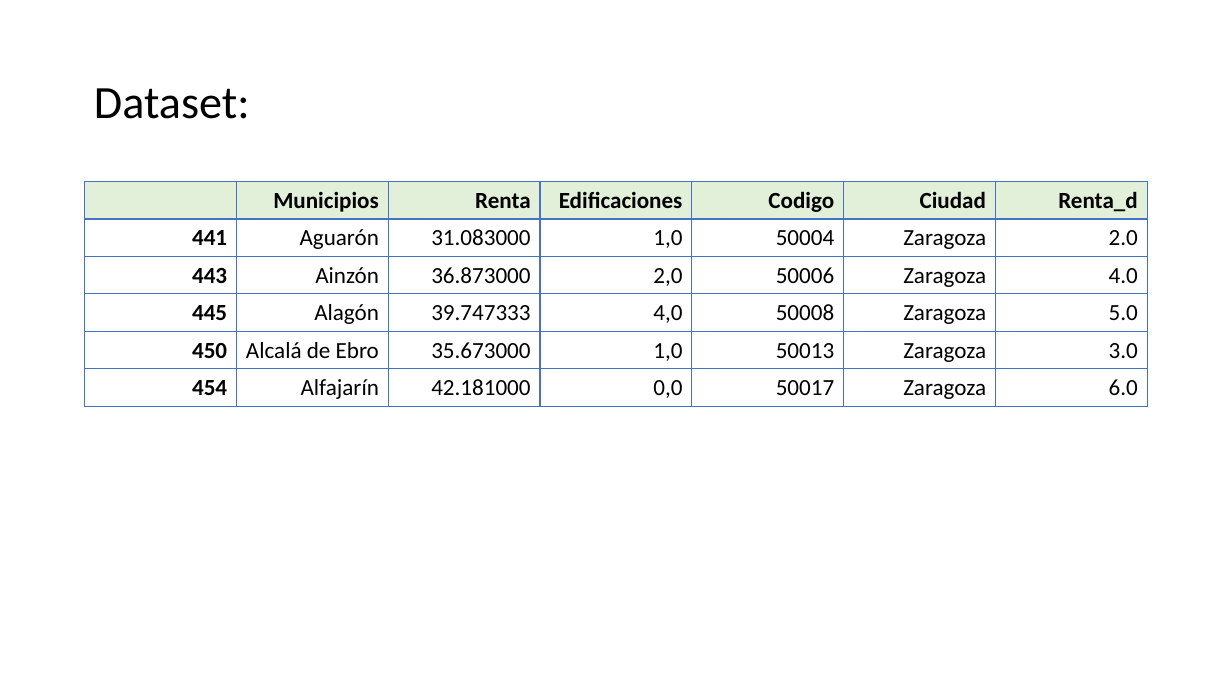
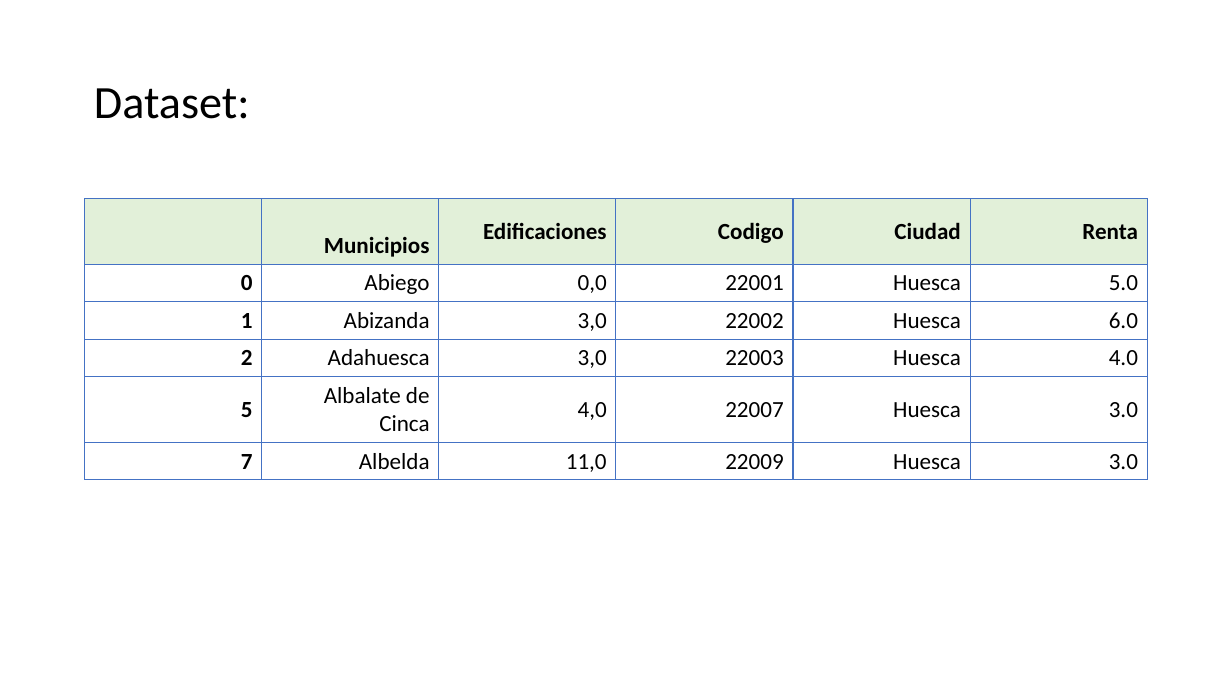
Before and after one commit to diegosanfuen/VisulizacionDatosPEC2PUB, a slide deck: slide 18 of PEC 2 Visualización de datos - Diego Sánchez de la Fuente.pptx. Drawn at 1232x693 pixels with LibreOffice and Linux fonts; fonts in the diff are those of the drawing. Boxes give left, top, right and bottom in pixels: in the first picture for what was removed or moved away, otherwise in the second. Text is boxed around its words. In the diff, an @@ line names an element or a change of style, - is before the commit and + after.

```diff
--- a/PEC 2 Visualización de datos - Diego Sánchez de la Fuente.pptx
+++ b/PEC 2 Visualización de datos - Diego Sánchez de la Fuente.pptx
@@ table at [85,199,1150,476] @@
-column 1:  | 441 | 443 | 445 | 450 | 454
-column 2: Municipios | Aguarón | Ainzón | Alagón | Alcalá de Ebro | Alfajarín
-column 3: Renta | 31.083000 | 36.873000 | 39.747333 | 35.673000 | 42.181000
-column 4: Edificaciones | 1,0 | 2,0 | 4,0 | 1,0 | 0,0
-column 5: Codigo | 50004 | 50006 | 50008 | 50013 | 50017
-column 6: Ciudad | Zaragoza | Zaragoza | Zaragoza | Zaragoza | Zaragoza
-column 7: Renta_d | 2.0 | 4.0 | 5.0 | 3.0 | 6.0
+column 1:  | 0 | 1 | 2 | 5 | 7
+column 2: Municipios | Abiego | Abizanda | Adahuesca | Albalate de Cinca | Albelda
+column 3: Edificaciones | 0,0 | 3,0 | 3,0 | 4,0 | 11,0
+column 4: Codigo | 22001 | 22002 | 22003 | 22007 | 22009
+column 5: Ciudad | Huesca | Huesca | Huesca | Huesca | Huesca
+column 6: Renta | 5.0 | 6.0 | 4.0 | 3.0 | 3.0
@@ table: place and size @@
-table at [85,181,1146,403]
+table at [85,199,1150,476]
```
Also in this commit, not shown: 2 other slides changed.
